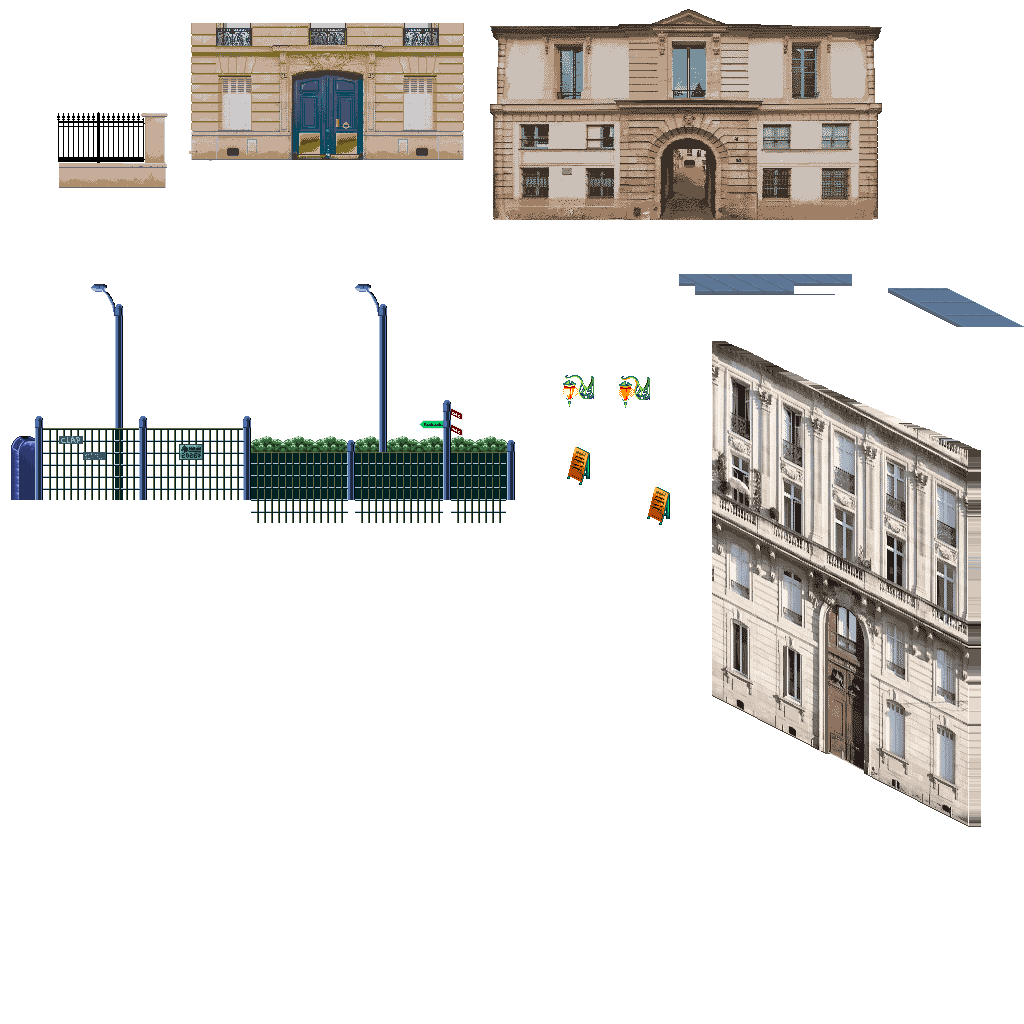
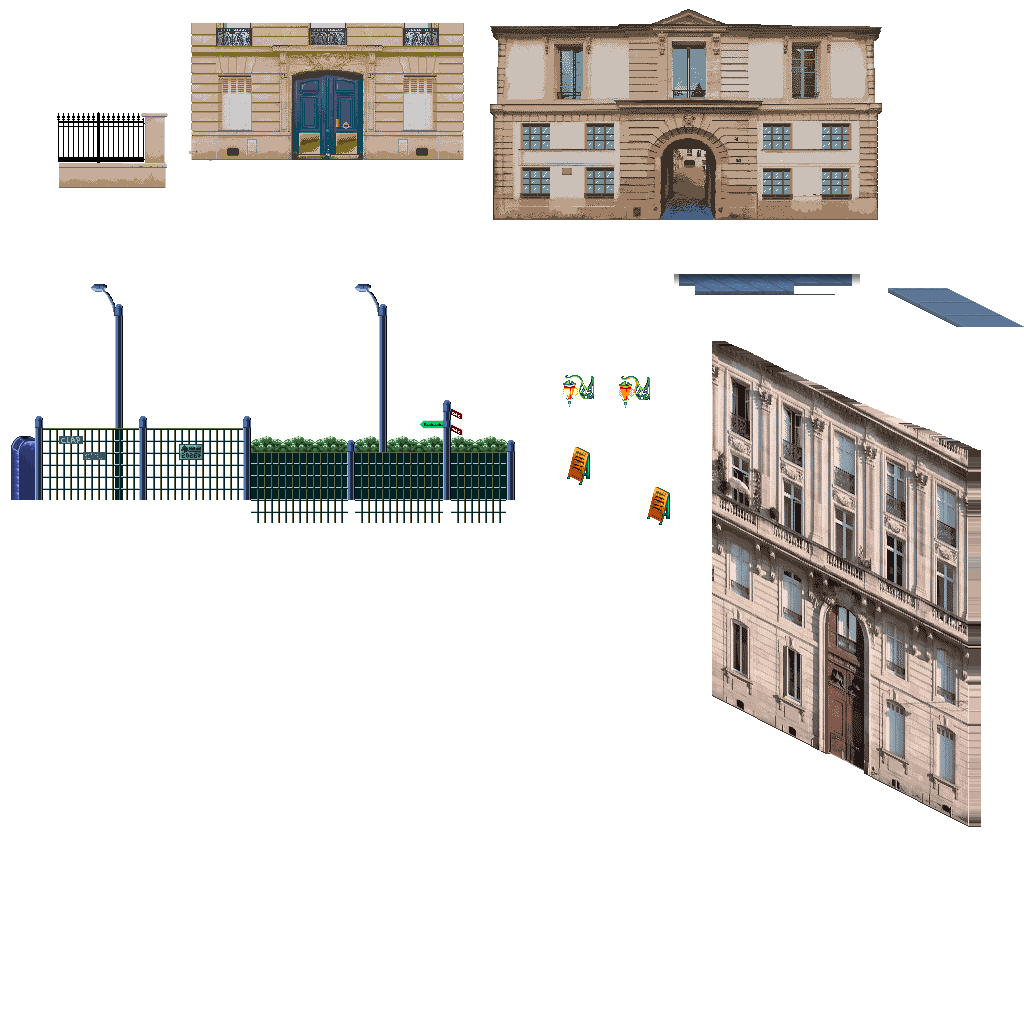
Layers edited between the first and the second 1024 x 1024 image:
added group "Trottoire" (1st of 2) with 8 layers above "Brightness/Contrast 2" over [674,274,958,327]
added layer "Shadow" (multiply, 50%) in group "Trottoire" over [674,274,860,295]
added layer "light_details" in group "Trottoire" over [692,276,790,288]
added layer "Layer 34" in group "Trottoire" over [700,292,789,295]
added layer "Layer 33" in group "Trottoire" over [695,289,958,327]
moved "TrottoireDiag copy 23" into group "Trottoire" over [888,289,958,327]
moved "Trottoire" (2nd of 2, in "Trottoire") into group "Trottoire" over [679,274,852,295]
added layer "Layer 35" in group "BatimentB" over [549,121,855,218]
painted on "Layer 26" over [493,46,878,220]
